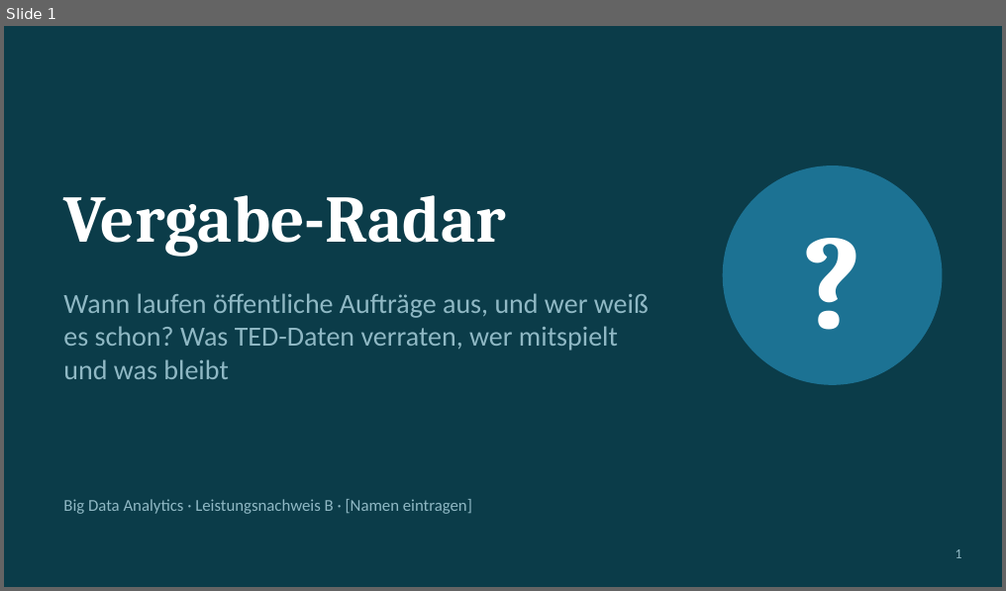
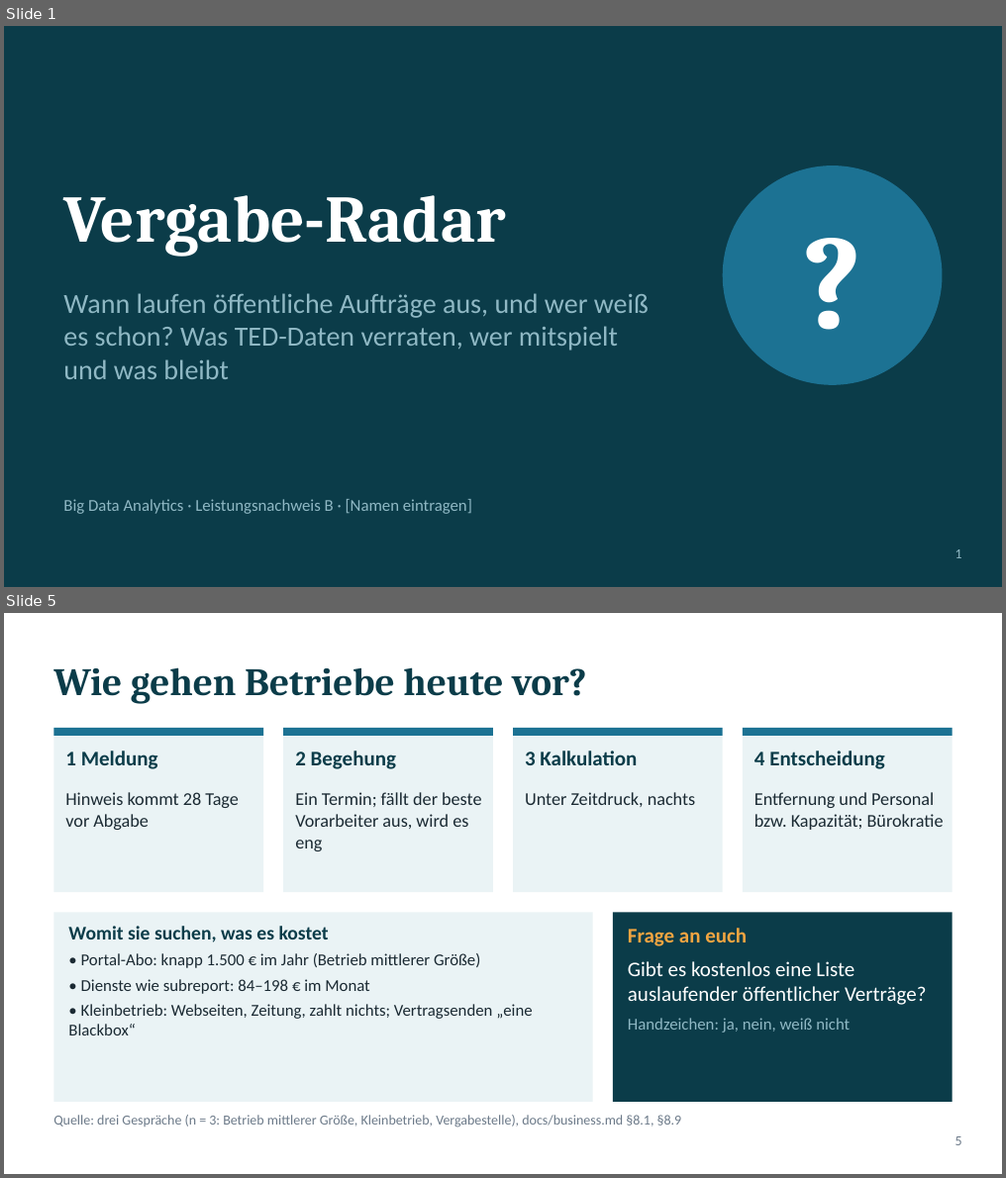
Before and after one commit to ludwigrichthammer9-web/vergabe_radar, a slide deck: docs/vortrag/vortrag_vergabe_radar.pptx. Shown one above the other, each under a label of ours: slide 1 before the commit, slides 1 and 5 after it; the slides between them are not shown. The pictures are 1006x591 and 1006x1178 pixels, drawn with LibreOffice and Linux fonts; fonts in the diff are those of the drawing. Boxes give left, top, right and bottom in pixels: in the first picture for what was removed or moved away, otherwise in the second. Text is boxed around its words. In the diff, an @@ line names an element or a change of style, - is before the commit and + after.

```diff
--- a/docs/vortrag/vortrag_vergabe_radar.pptx
+++ b/docs/vortrag/vortrag_vergabe_radar.pptx
@@ slide 5 added at (4, 613, 1002, 1174), background #FFFFFF @@
@@ title added at (54, 667, 586, 704), 28 pt, text #0B3C49, bold @@
+Wie gehen Betriebe heute vor?
@@ rectangle added at (54, 728, 263, 892), fill #EAF3F5 @@
@@ rectangle added at (54, 728, 263, 736), fill #1C7293 @@
@@ rectangle added at (283, 728, 493, 892), fill #EAF3F5 @@
@@ rectangle added at (283, 728, 493, 736), fill #1C7293 @@
@@ rectangle added at (513, 728, 723, 892), fill #EAF3F5 @@
@@ rectangle added at (513, 728, 723, 736), fill #1C7293 @@
@@ rectangle added at (743, 728, 952, 892), fill #EAF3F5 @@
@@ rectangle added at (743, 728, 952, 736), fill #1C7293 @@
@@ text added at (65, 751, 158, 769), 15 pt, text #0B3C49, bold @@
+1 Meldung
@@ text added at (295, 751, 396, 769), 15 pt, text #0B3C49, bold @@
+2 Begehung
@@ text added at (525, 751, 637, 765), 15 pt, text #0B3C49, bold @@
+3 Kalkulation
@@ text added at (754, 751, 884, 769), 15 pt, text #0B3C49, bold @@
+4 Entscheidung
@@ text added at (65, 792, 239, 830), 13 pt, text #1B2A33 @@
+Hinweis kommt 28 Tage vor Abgabe
@@ text added at (295, 792, 481, 852), 13 pt, text #1B2A33 @@
+Ein Termin; fällt der beste Vorarbeiter aus, wird es eng
@@ text added at (525, 792, 696, 807), 13 pt, text #1B2A33 @@
+Unter Zeitdruck, nachts
@@ text added at (754, 792, 944, 830), 13 pt, text #1B2A33 @@
+Entfernung und Personal bzw. Kapazität; Bürokratie
@@ rectangle added at (54, 912, 593, 1102), fill #EAF3F5 @@
@@ text added at (68, 926, 532, 1036), 12 pt, text #1B2A33 @@
+Womit sie suchen, was es kostet
+• Portal-Abo: knapp 1.500 € im Jahr (Betrieb mittlerer Größe)
+• Dienste wie subreport: 84–198 € im Monat
+• Kleinbetrieb: Webseiten, Zeitung, zahlt nichts; Vertragsenden „eine Blackbox“
@@ rectangle added at (613, 912, 952, 1102), fill #0B3C49 @@
@@ text added at (628, 928, 926, 1033), 15 pt, text #FFFFFF @@
+Frage an euch
+Gibt es kostenlos eine Liste auslaufender öffentlicher Verträge?
+Handzeichen: ja, nein, weiß nicht
@@ text added at (54, 1115, 682, 1128), 10 pt, text #6C7A89 @@
+Quelle: drei Gespräche (n = 3: Betrieb mittlerer Größe, Kleinbetrieb, Vergabestelle), docs/business.md §8.1, §8.9
@@ text added at (955, 1137, 962, 1146), 10 pt, text #6C7A89 @@
+5
```
Also in this commit, not shown: 8 slides changed, 2 other slides added, 3 slides removed, 1 other file.
